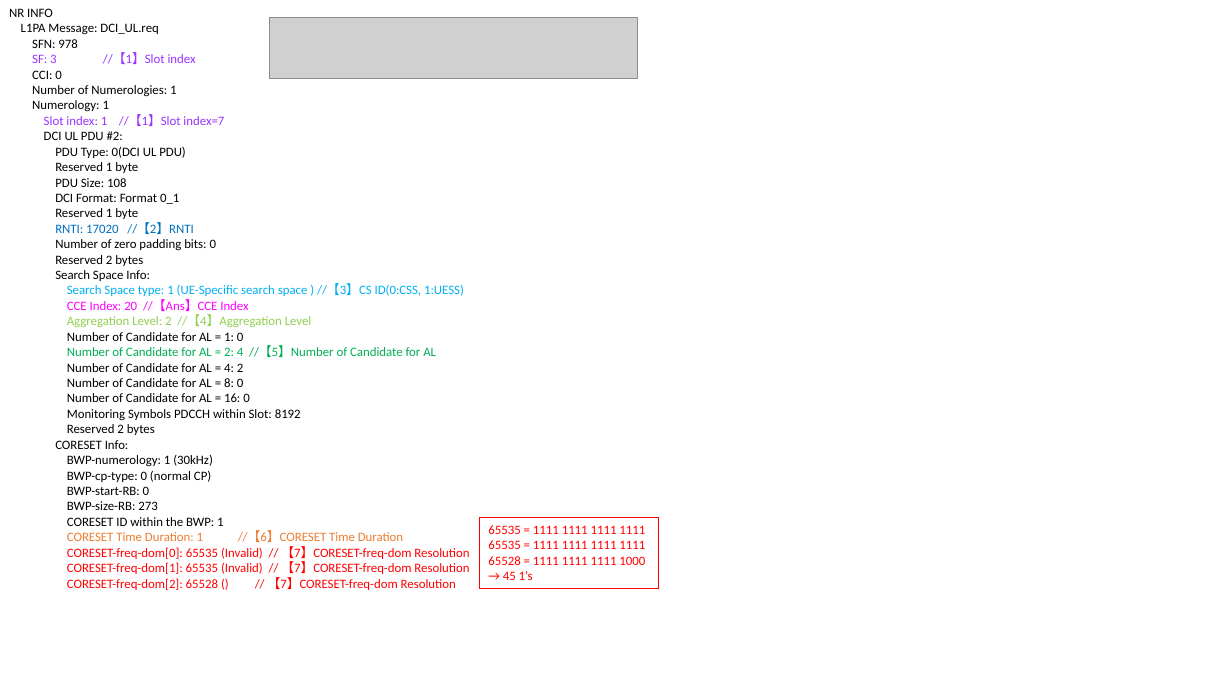
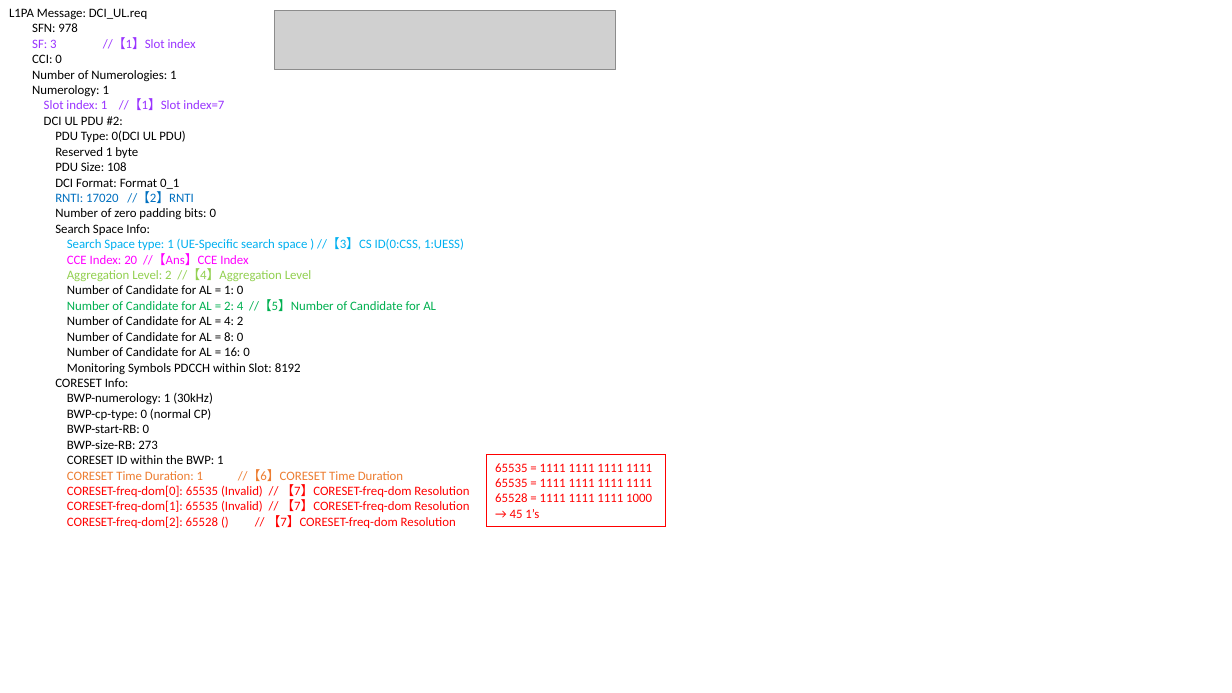
Before and after one commit to dustinchen26/cce_index, a slide deck: slide 2 of Note_for_pdcch_cce_index.pptx. Drawn at 1232x693 pixels with LibreOffice and Linux fonts; fonts in the diff are those of the drawing; grey boxes stand for pictures. Boxes give left, top, right and bottom in pixels: in the first picture for what was removed or moved away, otherwise in the second. Text is boxed around its words. In the diff, an @@ line names an element or a change of style, - is before the commit and + after.

```diff
--- a/Note_for_pdcch_cce_index.pptx
+++ b/Note_for_pdcch_cce_index.pptx
@@ text at [9, 8, 53, 17]: paragraph removed @@
-NR INFO
@@ picture: place and size @@
-picture at [270, 18, 638, 79]
+picture at [274, 10, 616, 69]
@@ text at [55, 208, 138, 219]: paragraph removed @@
-Reserved 1 byte
@@ text at [55, 255, 143, 266]: paragraph removed @@
-Reserved 2 bytes
@@ text at [67, 424, 155, 435]: paragraph removed @@
-Reserved 2 bytes
@@ rectangle "65535 = 1111 1111 1111 ...": place and size @@
-rectangle "65535 = 1111 1111 1111 ..." at [480, 518, 659, 589]
+rectangle "65535 = 1111 1111 1111 ..." at [486, 455, 665, 526]
```
Also in this commit, not shown: 6 other files.
